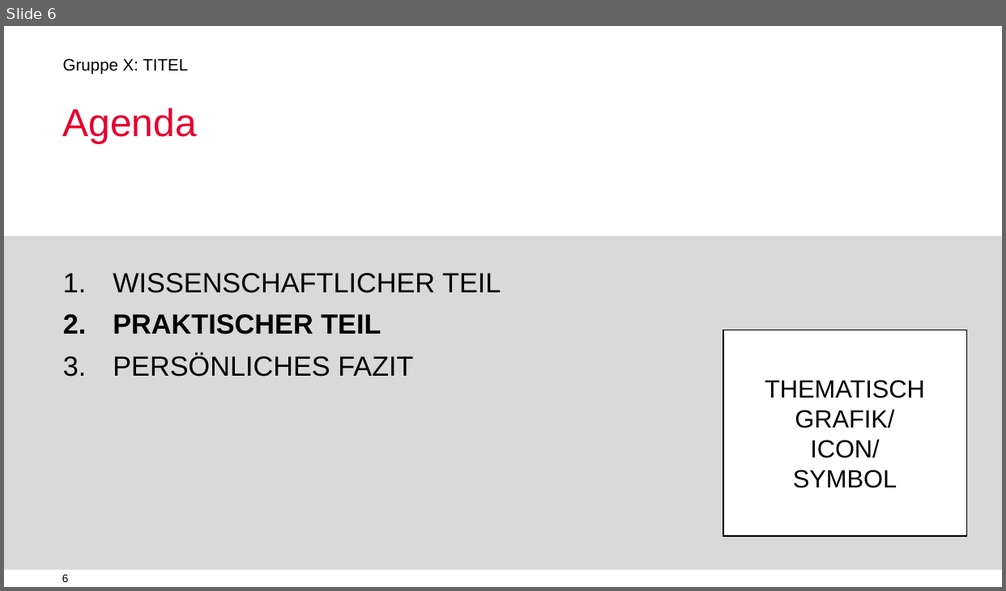
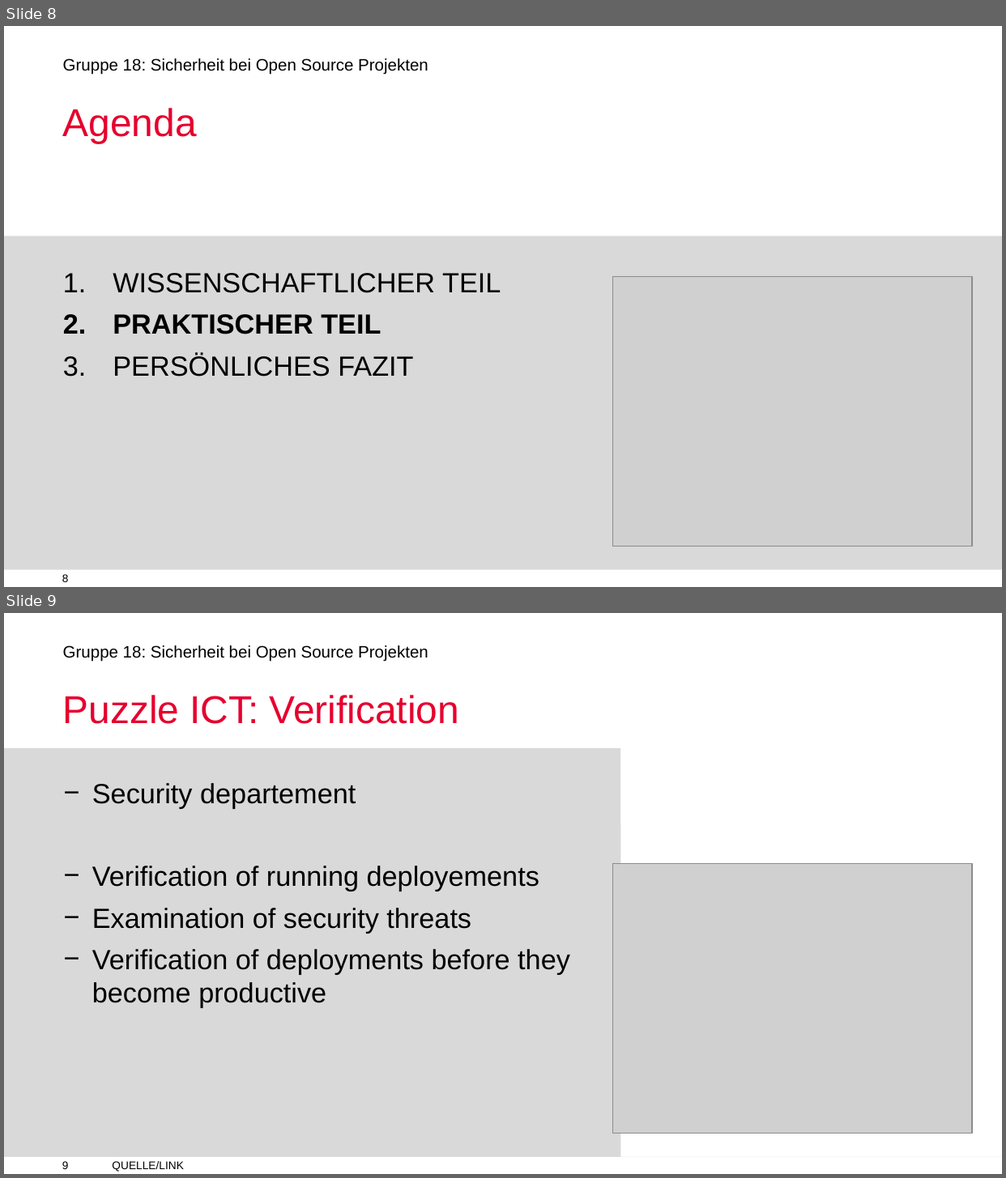
Before and after one commit to jimyouare/digitalenachhaltigkeit, a slide deck: Vortrag/VORLAGE Gruppenpraesentationen(1).pptx. Shown one above the other, each under a label of ours: slide 6 before the commit, slides 8 and 9 after it. The pictures are 1006x591 and 1006x1178 pixels, drawn with LibreOffice and Linux fonts; fonts in the diff are those of the drawing; grey boxes stand for pictures; background and template pictures are left out. Boxes give left, top, right and bottom in pixels: in the first picture for what was removed or moved away, otherwise in the second. Text is boxed around its words. In the diff, an @@ line names an element or a change of style, - is before the commit and + after.

```diff
--- a/Vortrag/VORLAGE Gruppenpraesentationen(1).pptx
+++ b/Vortrag/VORLAGE Gruppenpraesentationen(1).pptx
@@ slide 9 added at [4,613,1002,1174], background #FFFFFF; not listed: 3 template elements that a slide beside it also shows @@
@@ title added at [63,695,459,724], 28 pt, text #E6002E @@
+Puzzle ICT: Verification
@@ rectangle added at [4,747,620,1157], fill #D9D9D9 @@
@@ rectangle added at [620,747,1002,1157], fill #FFFFFF @@
@@ text added at [92,783,570,1008], 20 pt, text #000000 @@
+− Security departement
+− Verification of running deployements
+− Examination of security threats
+− Verification of deployments before they become productive
@@ picture added at [613,863,972,1133] @@
@@ text added at [112,1161,183,1172], 8 pt, text #000000 @@
+QUELLE/LINK
@@ what was slide 6 is now slide 8 @@
@@ slide 8 changed as well @@
@@ text at [63,58,428,75]: text changed @@
-Gruppe X: TITEL
+Gruppe 18: Sicherheit bei Open Source Projekten
@@ picture added at [613,276,972,546] @@
@@ rectangle removed at [722,331,966,536] @@
-THEMATISCH GRAFIK/
-ICON/
-SYMBOL
@@ page number at [62,574,69,582]: text changed @@
-6
+8
```
Also in this commit, not shown: 3 other slides changed, 9 other slides added, 7 slides removed, 5 other files.
